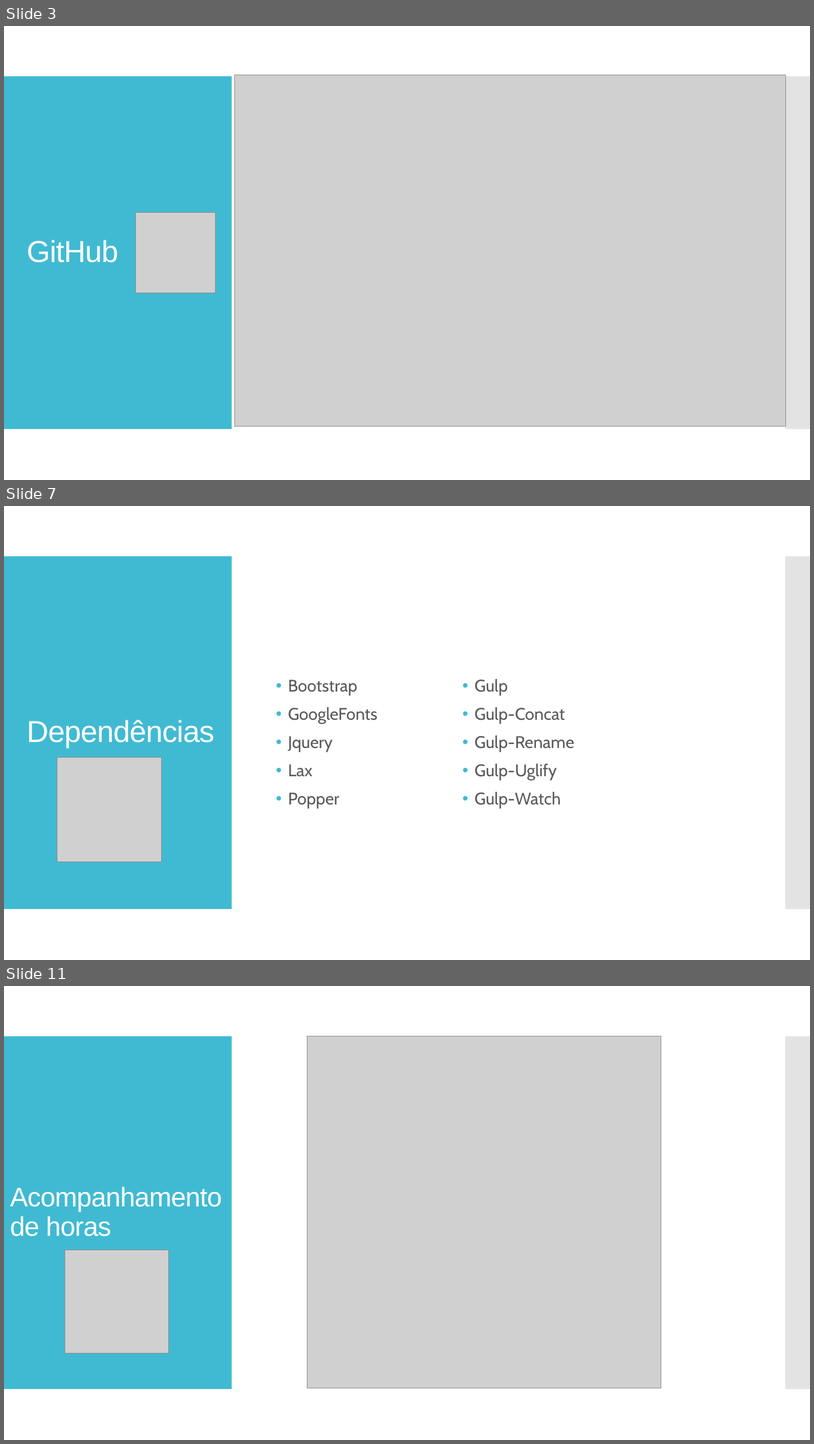
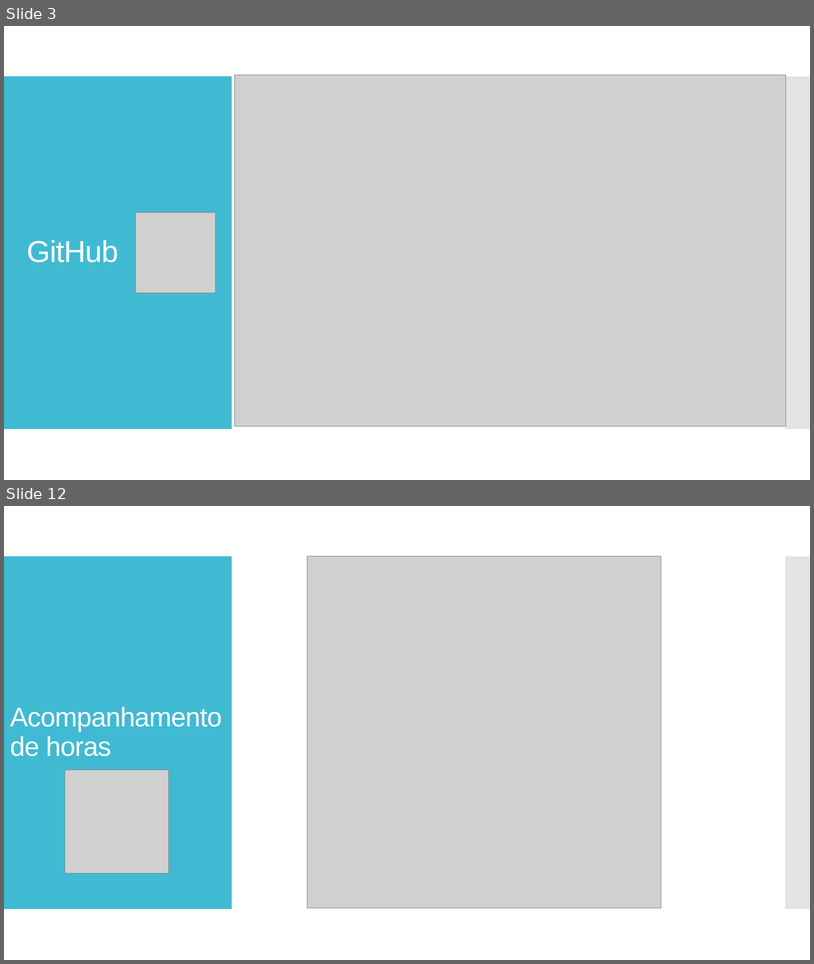
Before and after one commit to arthurnovello/site-fablab-maua, a slide deck: Apresentação.pptx. Shown one above the other, each under a label of ours: slides 3, 7 and 11 before the commit, slides 3 and 12 after it; the slides between them are not shown. The pictures are 814x1444 and 814x964 pixels, drawn with LibreOffice and Linux fonts; fonts in the diff are those of the drawing; grey boxes stand for pictures. Boxes give left, top, right and bottom in pixels: in the first picture for what was removed or moved away, otherwise in the second. Text is boxed around its words. In the diff, an @@ line names an element or a change of style, - is before the commit and + after.

```diff
--- a/Apresentação.pptx
+++ b/Apresentação.pptx
@@ slide 7 removed at bbox=[4, 506, 810, 960], background #FFFFFF; not listed: 2 template elements that a slide beside it also shows @@
@@ text removed at bbox=[288, 679, 378, 808] @@
-• Bootstrap
-• GoogleFonts
-• Jquery
-• Lax
-• Popper
@@ text removed at bbox=[475, 679, 575, 808] @@
-• Gulp
-• Gulp-Concat
-• Gulp-Rename
-• Gulp-Uglify
-• Gulp-Watch
@@ title removed at bbox=[27, 720, 215, 748] @@
-Dependências
@@ picture removed at bbox=[57, 757, 162, 862] @@
@@ what was slide 11 is now slide 12 @@
```
Also in this commit, not shown: 2 slides changed, 7 slides added, 5 other slides removed, 5 other files.
